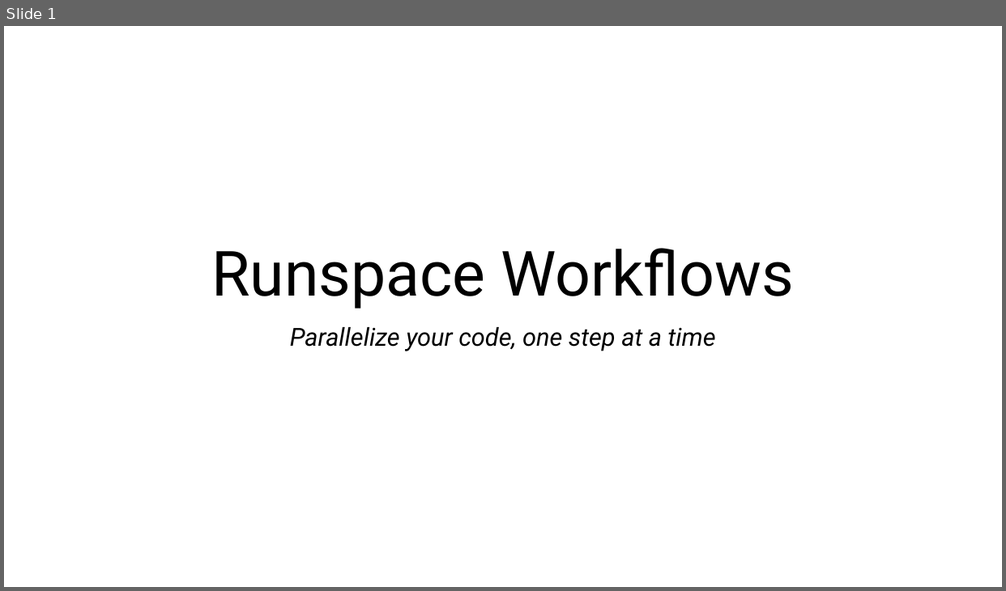
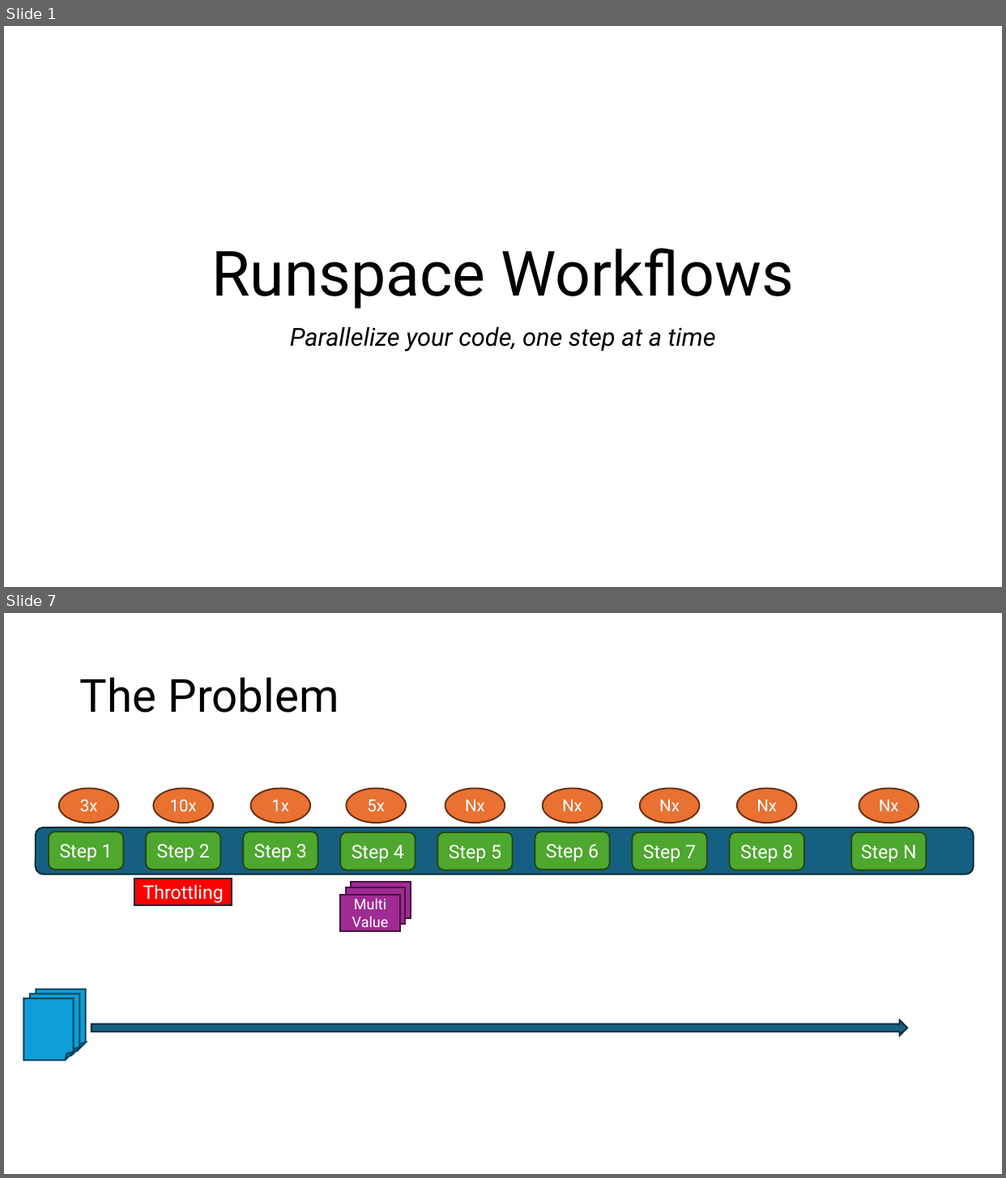
Before and after one commit to FriedrichWeinmann/P2024-PSSummit-RunspaceWorkflows, a slide deck: Slides/P2024-PSSummit-RunspaceWorkflows.pptx. Shown one above the other, each under a label of ours: slide 1 before the commit, slides 1 and 7 after it; the slides between them are not shown. The pictures are 1006x591 and 1006x1178 pixels, drawn with LibreOffice and Linux fonts; fonts in the diff are those of the drawing. Boxes give left, top, right and bottom in pixels: in the first picture for what was removed or moved away, otherwise in the second. Text is boxed around its words. In the diff, an @@ line names an element or a change of style, - is before the commit and + after.

```diff
--- a/Slides/P2024-PSSummit-RunspaceWorkflows.pptx
+++ b/Slides/P2024-PSSummit-RunspaceWorkflows.pptx
@@ slide 7 added at box(4, 613, 1002, 1174), background #FFFFFF @@
@@ title added at box(80, 677, 339, 713), 44 pt, text #000000 @@
+The Problem
@@ ellipse added at box(58, 788, 118, 823), fill #E97132, outline #663216 1.5 pt, 16 pt, text #FFFFFF @@
+3x
@@ ellipse added at box(154, 788, 214, 823), fill #E97132, outline #663216 1.5 pt, 16 pt, text #FFFFFF @@
+10x
@@ ellipse added at box(251, 788, 311, 823), fill #E97132, outline #663216 1.5 pt, 16 pt, text #FFFFFF @@
+1x
@@ ellipse added at box(346, 788, 406, 823), fill #E97132, outline #663216 1.5 pt, 16 pt, text #FFFFFF @@
+5x
@@ ellipse added at box(445, 788, 505, 823), fill #E97132, outline #663216 1.5 pt, 16 pt, text #FFFFFF @@
+Nx
@@ ellipse added at box(543, 788, 602, 823), fill #E97132, outline #663216 1.5 pt, 16 pt, text #FFFFFF @@
+Nx
@@ ellipse added at box(640, 788, 700, 823), fill #E97132, outline #663216 1.5 pt, 16 pt, text #FFFFFF @@
+Nx
@@ ellipse added at box(737, 788, 797, 823), fill #E97132, outline #663216 1.5 pt, 16 pt, text #FFFFFF @@
+Nx
@@ ellipse added at box(859, 788, 918, 823), fill #E97132, outline #663216 1.5 pt, 16 pt, text #FFFFFF @@
+Nx
@@ rounded rectangle added at box(36, 828, 974, 875), fill #156082, outline #092A39 1.5 pt @@
@@ rounded rectangle added at box(49, 832, 123, 870), fill #4EA72E, outline #224914 1.5 pt, 18 pt, text #FFFFFF @@
+Step 1
@@ rounded rectangle added at box(146, 832, 220, 870), fill #4EA72E, outline #224914 1.5 pt, 18 pt, text #FFFFFF @@
+Step 2
@@ rounded rectangle added at box(243, 832, 317, 870), fill #4EA72E, outline #224914 1.5 pt, 18 pt, text #FFFFFF @@
+Step 3
@@ rounded rectangle added at box(340, 833, 415, 871), fill #4EA72E, outline #224914 1.5 pt, 18 pt, text #FFFFFF @@
+Step 4
@@ rounded rectangle added at box(437, 833, 513, 871), fill #4EA72E, outline #224914 1.5 pt, 18 pt, text #FFFFFF @@
+Step 5
@@ rounded rectangle added at box(535, 832, 610, 870), fill #4EA72E, outline #224914 1.5 pt, 18 pt, text #FFFFFF @@
+Step 6
@@ rounded rectangle added at box(632, 833, 707, 871), fill #4EA72E, outline #224914 1.5 pt, 18 pt, text #FFFFFF @@
+Step 7
@@ rounded rectangle added at box(730, 833, 804, 871), fill #4EA72E, outline #224914 1.5 pt, 18 pt, text #FFFFFF @@
+Step 8
@@ rounded rectangle added at box(851, 833, 927, 871), fill #4EA72E, outline #224914 1.5 pt, 18 pt, text #FFFFFF @@
+Step N
@@ rectangle added at box(134, 879, 232, 905), fill #FF0000, outline #092A39 1.5 pt, 18 pt, text #FFFFFF @@
+Throttling
@@ rectangle added at box(340, 895, 400, 931), fill #A02B93, outline #461340 1.5 pt, 14 pt, text #FFFFFF @@
+Multi
+Value
@@ rectangle added at box(345, 888, 405, 924), fill #A02B93, outline #461340 1.5 pt @@
@@ rectangle added at box(351, 883, 411, 919), fill #A02B93, outline #461340 1.5 pt @@
@@ folded corner added at box(23, 999, 73, 1061), fill #0F9ED5, outline #07455D 1.5 pt @@
@@ folded corner added at box(30, 994, 79, 1056), fill #0F9ED5, outline #07455D 1.5 pt @@
@@ folded corner added at box(36, 990, 86, 1052), fill #0F9ED5, outline #07455D 1.5 pt @@
@@ right arrow added at box(91, 1020, 908, 1036), fill #156082, outline #092A39 1.5 pt @@
```
Also in this commit, not shown: 2 slides changed, 5 other slides added, 7 other files.
